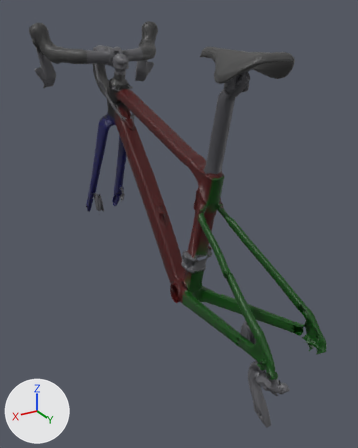
The glTF model apps/client/public/models/bikes/roubaix/roubaix44_lod1.glb: old version first, new version second.
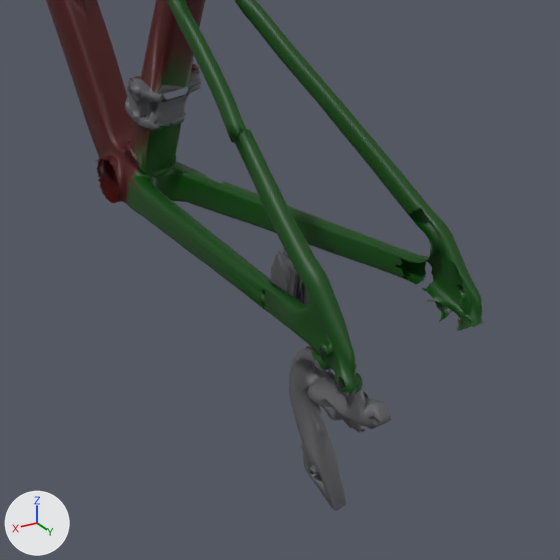
Each version appears first whole from a camera (50 mm lens) standing at (0.624, 1.004, 0.969) and looking at (0.007, -0.025, 0.454), and next in a close-up on the part from 36% to 100% of the width and 49% to 100% of the height. The axes (+X, +Y, +Z) are drawn at lower left. The lights are the same throughout. The first two pictures are the older version. Vertices at exactly the same position are counted once.

In view in the first close-up: 'etrier_arriere', 'frame'.
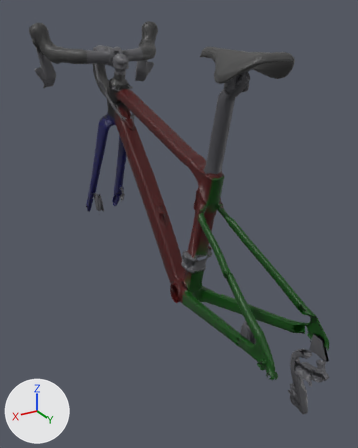
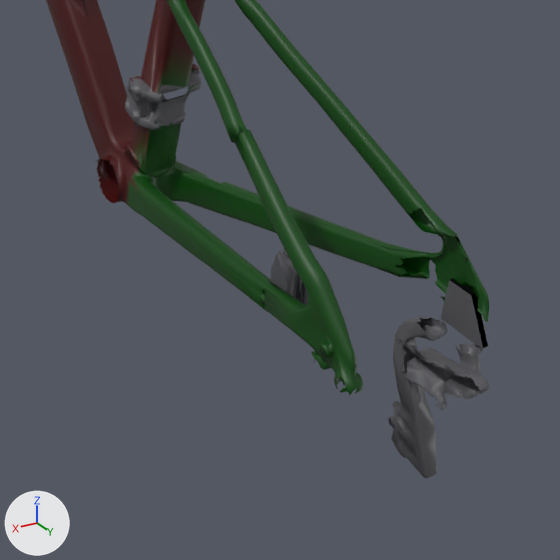
Location of each change, (x1, y1, x2, y2) in pixels of the close-ups (560 x 560 px):
'frame', reshaped: before (46, 0, 483, 511); after (46, 0, 489, 478)
part 1 of me_frame, added: after (388, 317, 489, 478)
part 2 of me_frame, cut back: before (289, 216, 483, 511); after (368, 216, 489, 348)

Patch to the scene script:
```diff
--- a/apps/client/public/models/bikes/roubaix/roubaix44_lod1.glb.py
+++ b/apps/client/public/models/bikes/roubaix/roubaix44_lod1.glb.py
@@ me_frame @@
 # used by ob_frame; location = (0.0, 0.0, 0.0)
-me_frame.from_pydata(...)  # 7842 vertices, 12995 faces; spans x -0.079..0.08, y -0.544..0.465, z 0.163..0.864
+me_frame.from_pydata(...)  # 7888 vertices, 13011 faces; spans x -0.081..0.08, y -0.544..0.465, z 0.144..0.864
+# me_frame part 1: a new loose piece of 956 vertices spanning x -0.08..-0.044, y 0.359..0.465, z 0.144..0.296, in mat_components (dark grey #59595d)
+# me_frame part 2: 480 vertices moved from x -0.079..-0.058, y 0.353..0.439, z 0.304..0.385 to x -0.081..-0.059, y 0.353..0.439, z 0.304..0.385; 1015 vertices removed from x -0.076..0.08, y 0.359..0.465, z 0.163..0.321; 105 vertices added at x -0.081..-0.075, y 0.376..0.44, z 0.291..0.335
 me_frame.materials.append(mat_frame)
```
